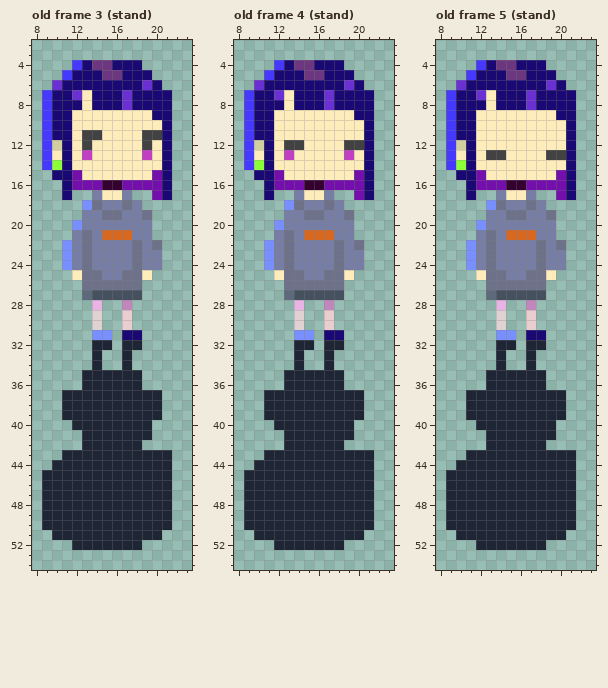
File history of a pixel-art file, Assets/Image/player.aseprite. The first picture shows the starting point.
32x64 pixels, 8 frames. Shown: old frame 3 (stand): x 8..23, y 2..54; old frame 4 (stand): x 8..23, y 2..54; old frame 5 (stand): x 8..23, y 2..54. The commit also changed other frames, which this record leaves out.
After:
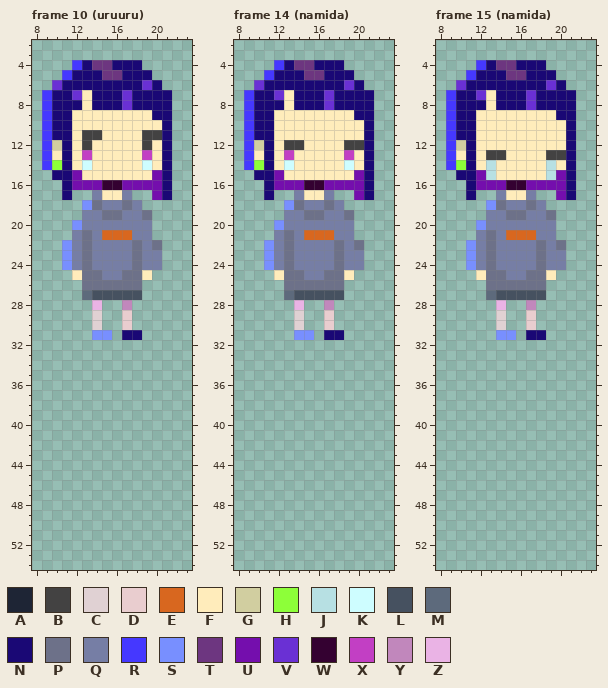
Palette (. is transparent): A #1e2535  B #434242  C #e0d1d3  D #e9cdcf  E #d8671f  F #ffecbb  G #d1cea0  H #8dff39  J #b7e0e3  K #cefdff  L #465160  M #5d6a7c  N #1a0875  P #6d7189  Q #767ea5  R #4538ff  S #788fff  T #6d3680  U #740ead  V #6a30d4  W #340131  X #c23fc4  Y #c187bc  Z #eab3e5
A new or re-ordered frame is compared with the old frame closest to it.
The edit:
frames 8 -> 28
layer "namida" added
Frame 10 (uruuru) is new; against old frame 3 (stand), layers "namida", "haru":
The edit turns colour F into colour K in row 14 at x 13 and 19.
Colour A is removed in row 32 at x 14 to 15 and 17 to 18; in rows 33 to 34 at x 14 and 17; in rows 35 to 36 at x 13 to 18; in rows 37 to 39 at x 11 to 20; in row 40 at x 12 to 19; in row 41 at x 13 to 19.
Colour A is removed in row 42 at x 13 to 18; in row 43 at x 11 to 21; in row 44 at x 10 to 21; in rows 45 to 50 at x 9 to 21; in row 51 at x 10 to 20; in row 52 at x 12 to 18.
Frame 14 (namida) is new; against old frame 4 (stand), layers "namida", "haru": the same change as frame 10 (uruuru)
Frame 15 (namida) is new; against old frame 5 (stand), layers "namida", "haru":
The edit turns colour F into colour J in rows 14 to 15 at x 13 and 19.
Colour A is removed in row 32 at x 14 to 15 and 17 to 18; in rows 33 to 34 at x 14 and 17; in rows 35 to 36 at x 13 to 18; in rows 37 to 39 at x 11 to 20; in row 40 at x 12 to 19; in row 41 at x 13 to 19.
Colour A is removed in row 42 at x 13 to 18; in row 43 at x 11 to 21; in row 44 at x 10 to 21; in rows 45 to 50 at x 9 to 21; in row 51 at x 10 to 20; in row 52 at x 12 to 18.
